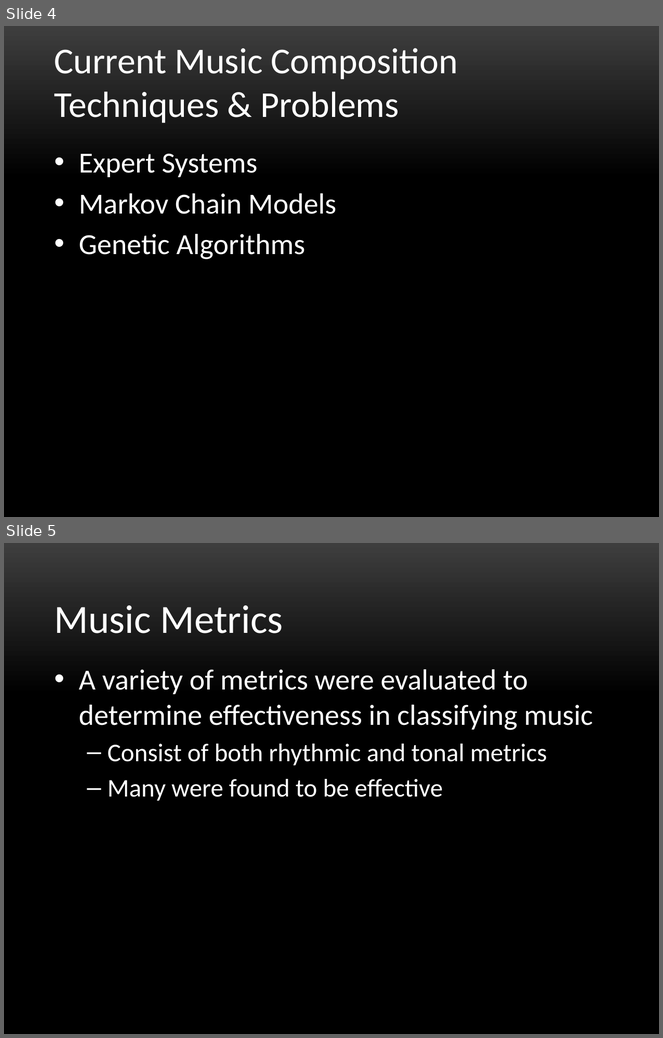
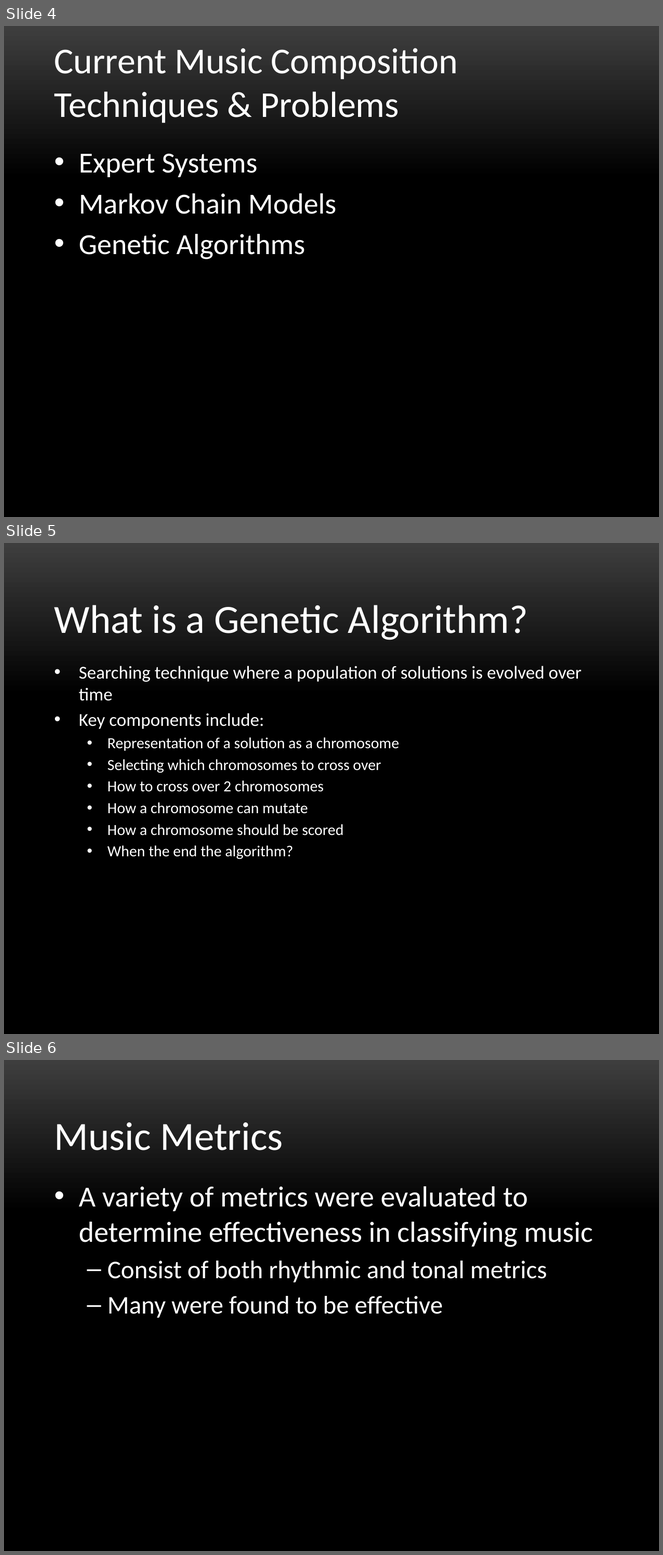
Before and after one commit to sb8244/GeneticMusicComposition, a slide deck: Ship Final Presentation - Digital Music Composition using Genetic Algorithms.pptx. Shown one above the other, each under a label of ours: slides 4 and 5 before the commit, slides 4, 5 and 6 after it. The pictures are 663x1038 and 663x1555 pixels, drawn with LibreOffice and Linux fonts; fonts in the diff are those of the drawing; background and template pictures are left out. Boxes give left, top, right and bottom in pixels: in the first picture for what was removed or moved away, otherwise in the second. Text is boxed around its words. In the diff, an @@ line names an element or a change of style, - is before the commit and + after.

Commit message:
modify final presentation for Honors Seminar

```diff
--- a/Ship Final Presentation - Digital Music Composition using Genetic Algorithms.pptx
+++ b/Ship Final Presentation - Digital Music Composition using Genetic Algorithms.pptx
@@ slide 5 added at [4, 543, 659, 1034], background picture (left out) @@
@@ title added at [54, 605, 528, 640], 44 pt, text #FFFFFF @@
+What is a Genetic Algorithm?
@@ text added at [79, 666, 582, 859], 17 pt, text #FFFFFF @@
+• Searching technique where a population of solutions is evolved over time
+• Key components include:
+  • Representation of a solution as a chromosome
+  • Selecting which chromosomes to cross over
+  • How to cross over 2 chromosomes
+  • How a chromosome can mutate
+  • How a chromosome should be scored
+  • When the end the algorithm?
@@ what was slide 5 is now slide 6 @@
```
